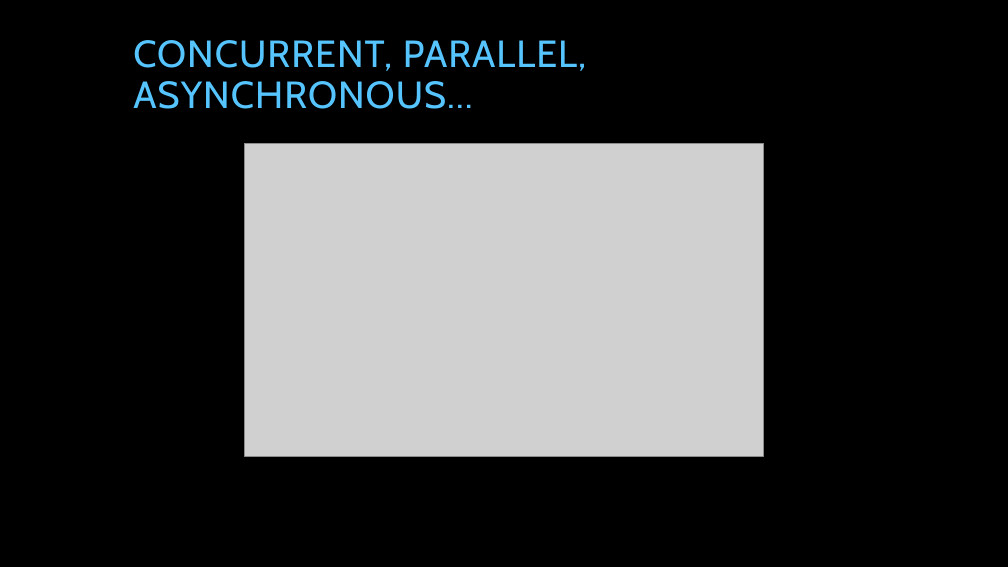
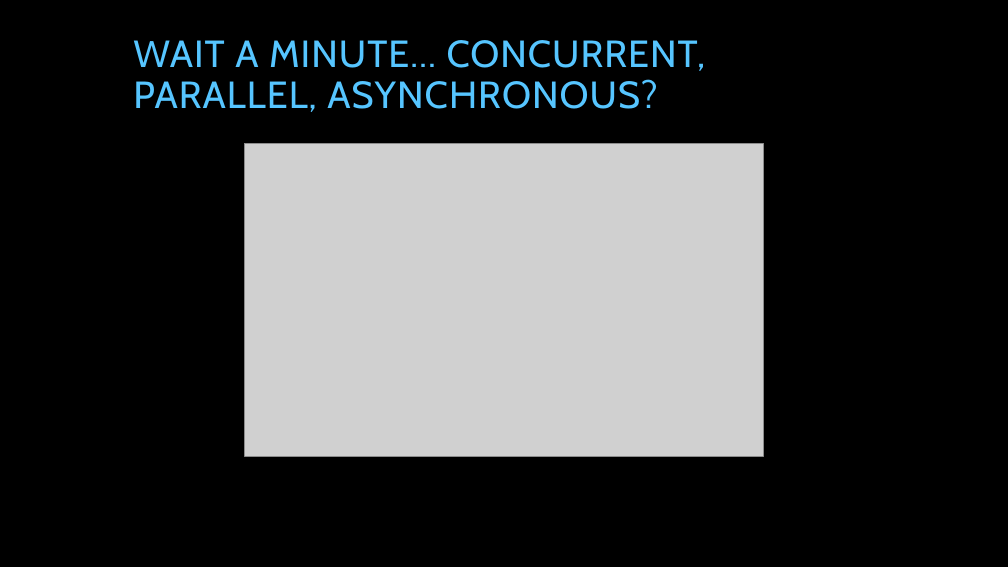
Before and after one commit to tpierrain/talk-AsyncAwait, a slide deck: slide 33 of AsyncAwait...ohWait.pptx. Drawn at 1008x567 pixels with LibreOffice and Linux fonts; fonts in the diff are those of the drawing; grey boxes stand for pictures; background and template pictures are left out. Boxes give left, top, right and bottom in pixels: in the first picture for what was removed or moved away, otherwise in the second. Text is boxed around its words. In the diff, an @@ line names an element or a change of style, - is before the commit and + after.

```diff
--- a/AsyncAwait...ohWait.pptx
+++ b/AsyncAwait...ohWait.pptx
@@ title at [133, 40, 706, 112]: text changed @@
-CONCURRENT, PARALLEL, ASYNCHRONOUS…
+WAIT A MINUTE… CONCURRENT, PARALLEL, ASYNCHRONOUS?
```
Also in this commit, not shown: 5 other slides changed, 6 slides added.
